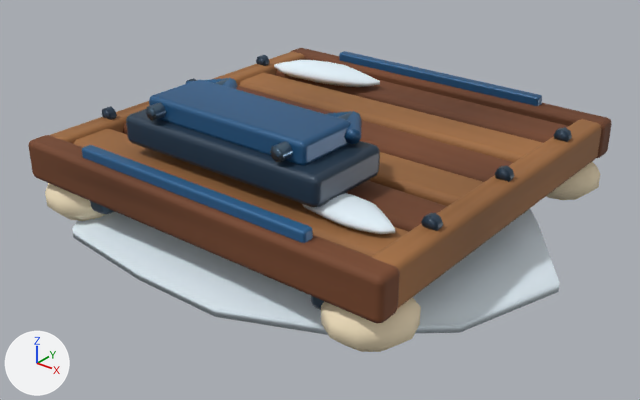
Two versions of the glTF model HavenlineGodot/assets/stations_v2/pad_output.glb, one commit apart.
Before and after are seen from a 50 mm camera at (2.26, -2.89, 1.79) aimed at (0.02, -0.09, 0.06). The lights are fixed; the arrows at lower left show +X, +Y and +Z. The older version comes first. Vertices at exactly the same position are counted once.

Script lines for the objects in view, before the commit:
```python
me_pad_output = bpy.data.meshes.new('pad_output')
me_pad_output.from_pydata(...)  # 2259 vertices, 4230 faces; spans x -1.0..1.14, y -0.96..1.08, z -0.11..0.62
# faces by material slot: [518, 320, 516, 1180, 1180, 452, 64]
me_pad_output.materials.append(mat_hl_snow)
me_pad_output.materials.append(mat_hl_cream)
me_pad_output.materials.append(mat_hl_dark)
me_pad_output.materials.append(mat_hl_wood)
me_pad_output.materials.append(mat_hl_wood_light)
me_pad_output.materials.append(mat_hl_blue)
me_pad_output.materials.append(mat_hl_metal)
ob_pad_output = bpy.data.objects.new('pad_output', me_pad_output)
ob_pad_output.location = (0.0, 0.0, 0.0)
```
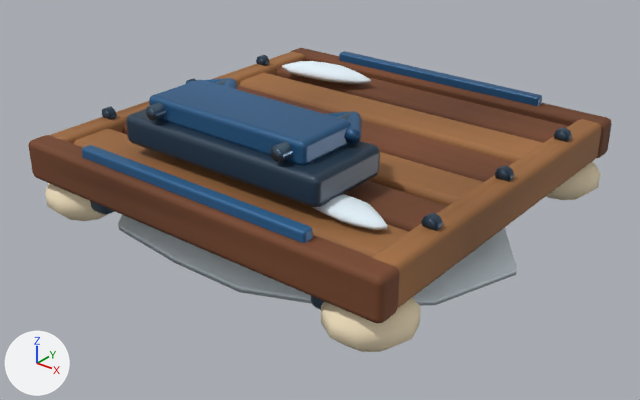
Location of each change, [x1, y1, x2, y2] in pixels of the pictures (640 x 400 px; the box of a moved part takes in the faces that stretch with it):
part 1 of me_pad_output, moved or reshaped: before [274, 60, 380, 87]; after [282, 61, 371, 84]
part 2 of me_pad_output, moved or reshaped: before [302, 193, 395, 234]; after [312, 194, 387, 230]
part 3 of me_pad_output, moved or reshaped (mostly hidden afterwards): before [72, 209, 560, 332]; after [118, 215, 517, 304]
part 4 of me_pad_output, recoloured: before [74, 225, 559, 335]; after [119, 223, 517, 306]

Edits to the bpy script that builds the scene:
```text
Change me_pad_output:
    used by ob_pad_output; location = (0.0, 0.0, 0.0)
    remove me_pad_output.from_pydata(...)  # 2259 vertices, 4230 faces; spans x -1.0..1.14, y -0.96..1.08, z -0.11..0.62
    add me_pad_output.from_pydata(...)  # 2259 vertices, 4230 faces; spans x -0.95..0.95, y -0.92..0.92, z -0.06..0.62
    me_pad_output part 1: the loose piece of 86 vertices spanning x -0.76..-0.15, y 0.47..0.7, z 0.34..0.43 is scaled about its middle by (0.84, 0.825, 0.866)
    me_pad_output part 2: the loose piece of 86 vertices spanning x 0.36..0.78, y -0.7..-0.51, z 0.34..0.41 is scaled about its middle by (0.84, 0.825, 0.867)
    me_pad_output part 3: 98 of 2259 vertices moved; they spanned x -1.0..1.14, y -0.96..1.08, z -0.11..0.07 and now span x -0.84..0.95, y -0.79..0.89, z -0.06..0.07; mean shift (0.0, 0.0, 0.02); largest move (-0.7, -0.9, -0.04) -> (-0.59, -0.74, -0.03)
    me_pad_output part 4: 69 kept faces spanning x -0.84..0.95, y -0.79..0.89, z -0.06..0.08 get new vertex colours; the middle colour goes from white #eef2f4 to white #edf2f4
```
